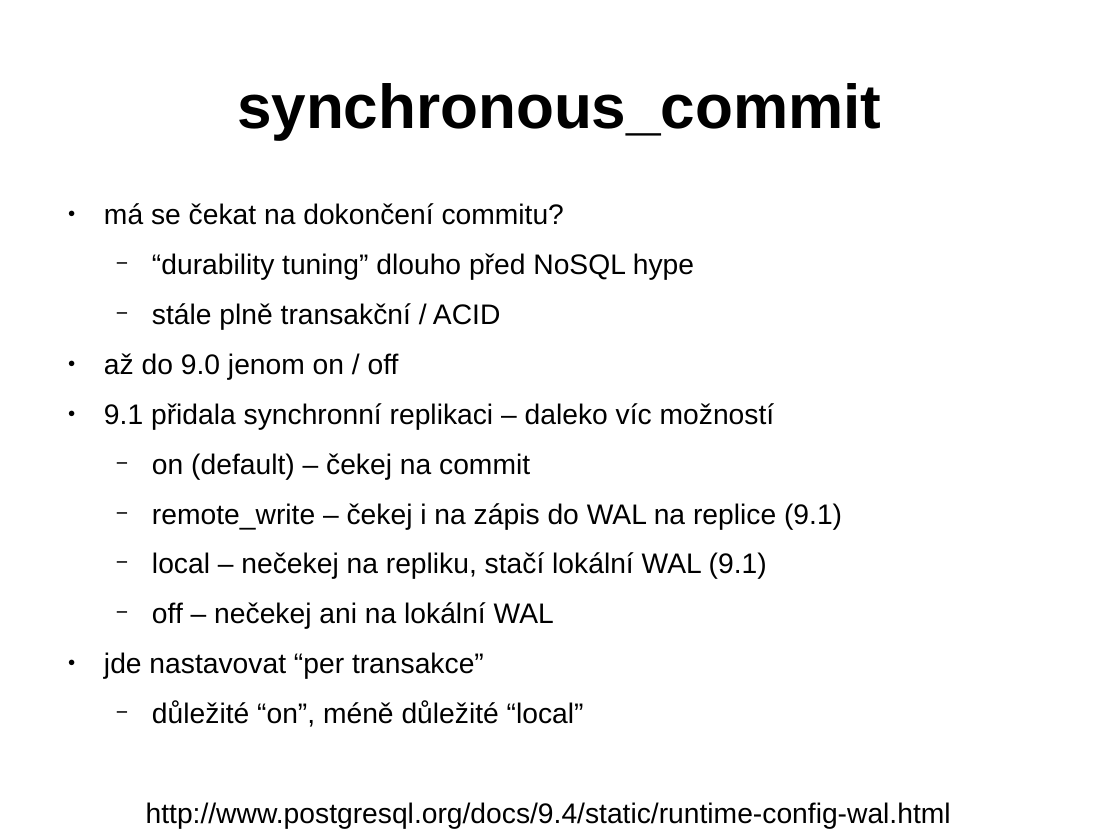
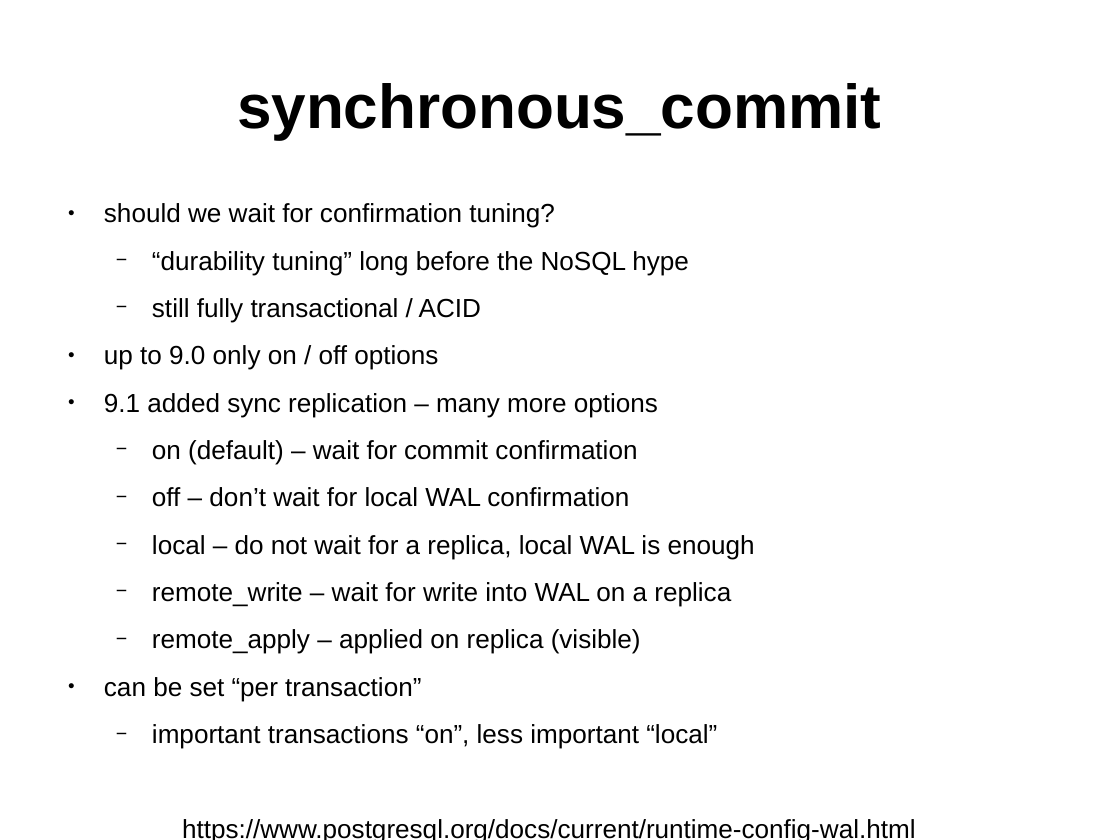
Before and after one commit to tvondra/perf_tuning_training, a slide deck: slide 40 of perf-tuning-training.odp (slide 37 before the commit). Drawn at 1120x840 pixels with LibreOffice and Linux fonts; fonts in the diff are those of the drawing. Boxes give left, top, right and bottom in pixels: in the first picture for what was removed or moved away, otherwise in the second. Text is boxed around its words. In the diff, an @@ line names an element or a change of style, - is before the commit and + after.

```diff
--- a/perf-tuning-training.odp
+++ b/perf-tuning-training.odp
@@ text at box(104, 203, 916, 840): text changed; size 20 to 18.5 pt @@
-● má se čekat na dokončení commitu?
-  − “durability tuning” dlouho před NoSQL hype
-  − stále plně transakční / ACID
-● až do 9.0 jenom on / off
-● 9.1 přidala synchronní replikaci – daleko víc možností
-  − on (default) – čekej na commit
-  − remote_write – čekej i na zápis do WAL na replice (9.1)
-  − local – nečekej na repliku, stačí lokální WAL (9.1)
-  − off – nečekej ani na lokální WAL
-● jde nastavovat “per transakce”
-  − důležité “on”, méně důležité “local”
-http://www.postgresql.org/docs/9.4/static/runtime-config-wal.html
+● should we wait for confirmation tuning?
+  − “durability tuning” long before the NoSQL hype
+  − still fully transactional / ACID
+● up to 9.0 only on / off options
+● 9.1 added sync replication – many more options
+  − on (default) – wait for commit confirmation
+  − off – don’t wait for local WAL confirmation
+  − local – do not wait for a replica, local WAL is enough
+  − remote_write – wait for write into WAL on a replica
+  − remote_apply – applied on replica (visible)
+● can be set “per transaction”
+  − important transactions “on”, less important “local”
+https://www.postgresql.org/docs/current/runtime-config-wal.html
```
Also in this commit, not shown: 24 other slides changed, 13 slides added, 25 slides removed, 1 other file.
